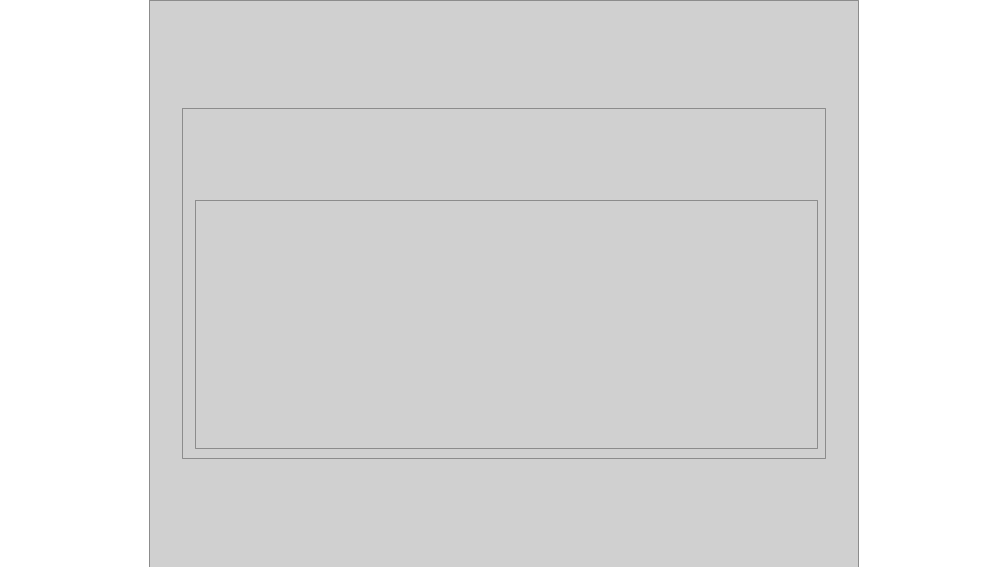
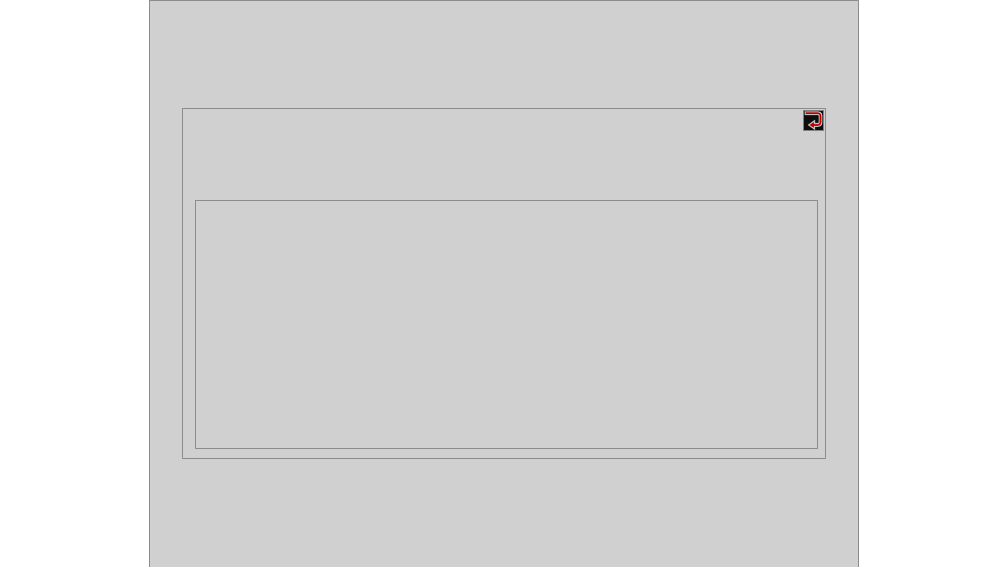
Before and after one commit to kiption/XD, a slide deck: slide 3 of Client/PvE/REVENGER/UI/XDUI/UI.pptx. Drawn at 1008x567 pixels with LibreOffice and Linux fonts; fonts in the diff are those of the drawing; grey boxes stand for pictures. Boxes give left, top, right and bottom in pixels: in the first picture for what was removed or moved away, otherwise in the second. Text is boxed around its words. In the diff, an @@ line names an element or a change of style, - is before the commit and + after.

```diff
--- a/Client/PvE/REVENGER/UI/XDUI/UI.pptx
+++ b/Client/PvE/REVENGER/UI/XDUI/UI.pptx
@@ rectangle added at box(804, 111, 823, 131), fill #0D0D0D, outline #808080 1 pt @@
@@ uturn arrow added at box(806, 112, 822, 129), fill #C00000, outline #BFBFBF 1 pt @@
```
Also in this commit, not shown: 3 other slides changed, 1 slide added, 7 other files.
